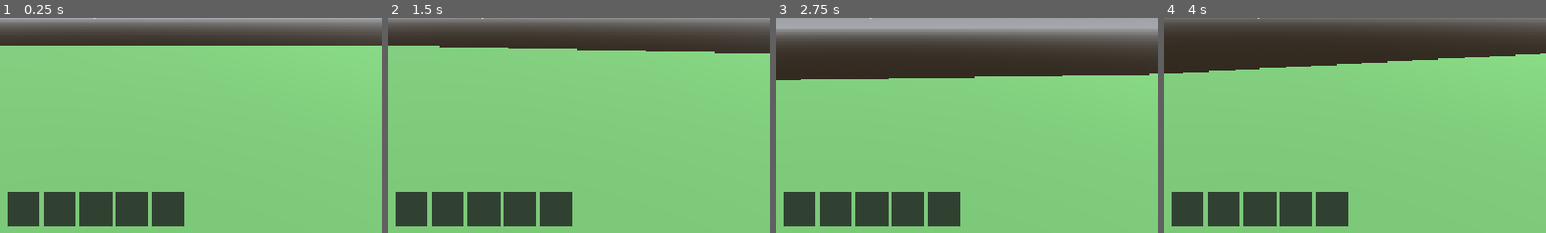
Above: before the commit, frames 1-4 (left to right).
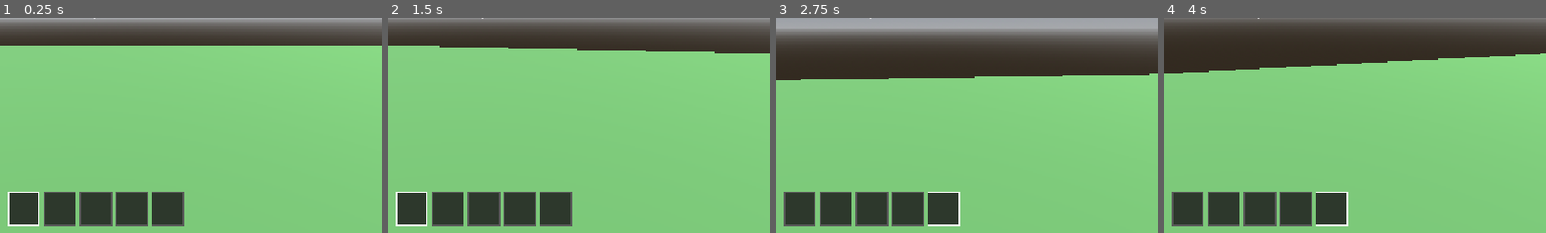
Above: after the commit, the same moments.

Repository: goverfar-tech/govno-igra
Game: Godot game, scene res://scenes/world/world_prototype.tscn
The game is run twice, just before and just after one commit, with the same random seed, the same clock (stepped at 60 frames per second) and the same inputs.
Inputs (mouse positions are % of the whole screen's width and height, from its top left):
- Up to frame 1 (0.25 s): no input
- Up to frame 2 (1.5 s): tap Enter at 0.5 s; move the mouse to (55, 50) at 0.52 s; hold Ctrl (crouch) 0.53-1.28 s; hold W (move_forward) from 0.53 s (still down); click (55, 50) at 0.67 s; tap Space (jump) at 0.77, 1.07 s; tap E (interact) at 0.8, 1.35 s; move the mouse to (45, 50) at 1.27 s; click (45, 50) at 1.42 s
- Up to frame 3 (2.75 s): keep holding W (move_forward); tap Space (jump) at 1.52, 1.82 s; tap 1 at 1.55, 2.1 s; move the mouse to (52, 48) at 2.02 s; click (52, 48) at 2.17 s; tap 5 at 2.3 s
- Up to frame 4 (4 s): keep holding W (move_forward); move the mouse to (49, 52) at 2.77 s; tap 5 at 2.85 s; click (49, 52) at 2.92 s; tap Space (jump) at 3.02, 3.05, 3.32, 3.6, 3.77 s; move the mouse to (57, 51) at 3.52 s; hold Ctrl (crouch) from 3.53 s (still down); click (57, 51) at 3.67 s
The pictures show only the part of the screen within x 38-88%, y 50-100%; the shares and areas given below are measured in that part.

The runs differ from the first frame. In frame 1, 1.0% of the frame differs, in the area x 2-49%, y 80-97%; in frame 2, 1.0%; in frame 3, 1.0%; in frame 4, 1.0%.

Commit message:
feat(inventory): full inventory panel (Tab), hotbar slot selection (1-5/wheel), RMB to drop items, camera lock while panel open

Diff:
--- a/project.godot
+++ b/project.godot
@@ -67,6 +67,12 @@
 ]
 }
 
+toggle_inventory={
+"deadzone": 0.5,
+"events": [Object(InputEventKey,"resource_local_to_scene":false,"resource_name":"","device":-1,"window_id":0,"alt_pressed":false,"shift_pressed":false,"ctrl_pressed":false,"meta_pressed":false,"pressed":false,"keycode":0,"physical_keycode":4194306,"key_label":0,"unicode":0,"location":0,"echo":false,"script":null)
+]
+}
+
 [physics]
 
 3d/physics_engine="Jolt Physics"
--- a/scenes/ui/hud.tscn
+++ b/scenes/ui/hud.tscn
@@ -1,8 +1,10 @@
-[gd_scene load_steps=3 format=3]
+[gd_scene load_steps=4 format=3]
 
 [ext_resource type="Script" path="res://scripts/ui/hud.gd" id="1_script"]
 
 [ext_resource type="PackedScene" path="res://scenes/ui/hotbar.tscn" id="2_hotbar"]
+
+[ext_resource type="PackedScene" path="res://scenes/ui/inventory_panel.tscn" id="3_panel"]
 
 [node name="HUD" type="CanvasLayer"]
 script = ExtResource("1_script")
@@ -52,3 +54,5 @@
 vertical_alignment = 1
 
 [node name="Hotbar" parent="." instance=ExtResource("2_hotbar")]
+
+[node name="InventoryPanel" parent="." instance=ExtResource("3_panel")]
--- /dev/null
+++ b/scenes/ui/inventory_panel.tscn
@@ -0,0 +1,37 @@
+[gd_scene load_steps=2 format=3]
+
+[ext_resource type="Script" path="res://scripts/ui/inventory_panel.gd" id="1_script"]
+
+[node name="InventoryPanel" type="Control"]
+visible = false
+anchors_preset = 15
+anchor_right = 1.0
+anchor_bottom = 1.0
+script = ExtResource("1_script")
+
+[node name="Dim" type="ColorRect" parent="."]
+anchors_preset = 15
+anchor_right = 1.0
+anchor_bottom = 1.0
+color = Color(0, 0, 0, 0.5)
+
+[node name="Center" type="CenterContainer" parent="."]
+anchors_preset = 15
+anchor_right = 1.0
+anchor_bottom = 1.0
+mouse_filter = 2
+
+[node name="Panel" type="PanelContainer" parent="Center"]
+
+[node name="VBox" type="VBoxContainer" parent="Center/Panel"]
+theme_override_constants/separation = 8
+
+[node name="Title" type="Label" parent="Center/Panel/VBox"]
+text = "Инвентарь (Tab — закрыть, ПКМ — выбросить)"
+horizontal_alignment = 1
+
+[node name="Grid" type="GridContainer" parent="Center/Panel/VBox"]
+unique_name_in_owner = true
+theme_override_constants/h_separation = 6
+theme_override_constants/v_separation = 6
+columns = 5
--- a/scripts/autoload/signal_hub.gd
+++ b/scripts/autoload/signal_hub.gd
@@ -10,3 +10,9 @@
 
 ## Содержимое инвентаря игрока изменилось (массив слотов-Dictionary).
 signal inventory_changed(slots: Array)
+
+## Панель инвентаря открылась/закрылась.
+signal inventory_open_changed(is_open: bool)
+
+## Изменился активный слот хотбара (0..4).
+signal selection_changed(index: int)
--- a/scripts/player/inventory.gd
+++ b/scripts/player/inventory.gd
@@ -17,11 +17,41 @@
 		slots[i] = {"item": null, "count": 0}
 	changed.connect(_on_changed)
 	# UI может создаться позже — шлём первичное состояние отложенно
-	call_deferred("_on_changed")
+	call_deferred("_emit_initial")
 
 
 func _on_changed() -> void:
 	SignalHub.inventory_changed.emit(slots)
+
+
+func _emit_initial() -> void:
+	SignalHub.inventory_changed.emit(slots)
+	SignalHub.selection_changed.emit(selected_slot)
+
+
+## Активный слот хотбара (0..4).
+var selected_slot := 0
+
+
+func select_slot(index: int) -> void:
+	selected_slot = clampi(index, 0, 4)
+	SignalHub.selection_changed.emit(selected_slot)
+
+
+func cycle_slot(dir: int) -> void:
+	select_slot((selected_slot + dir + 5) % 5)
+
+
+## Забирает всю пачку из слота (для выбрасывания). Возвращает {"item","count"}.
+func take_all(index: int) -> Dictionary:
+	if index < 0 or index >= slots.size():
+		return {}
+	var slot := slots[index]
+	var out := slot.duplicate()
+	slot["item"] = null
+	slot["count"] = 0
+	changed.emit()
+	return out
 
 
 ## Кладёт предметы в инвентарь. Возвращает, сколько не влезло (0 = всё влезло).
--- a/scripts/player/player.gd
+++ b/scripts/player/player.gd
@@ -1,12 +1,14 @@
 class_name Player
 extends CharacterBody3D
-
-## FPS-контроллер: ходьба/бег/прыжок/присед, камера от первого лица, headbob.
+## FPS-контроллер: ходьба/бег/прыжок/присед, камера от первого лица, headbob,
+## выбор слота хотбара (1–5, колёсико), выброс предметов, захват мыши.
 
 const HEAD_STAND_Y: float = 1.6
 const HEAD_CROUCH_Y: float = 1.0
 const CAPSULE_STAND_HEIGHT: float = 1.8
 const CAPSULE_CROUCH_HEIGHT: float = 1.1
+
+const PickupItemScene: PackedScene = preload("res://scenes/interaction/pickup_item.tscn")
 
 @export var walk_speed: float = 4.0
 @export var sprint_speed: float = 7.0
@@ -25,25 +27,43 @@
 
 var gravity: float = ProjectSettings.get_setting("physics/3d/default_gravity")
 var is_crouching := false
+var panel_open := false
 
 var _pitch := 0.0
 var _bob_timer := 0.0
 
 
 func _ready() -> void:
+	add_to_group("player")
 	Input.mouse_mode = Input.MOUSE_MODE_CAPTURED
+	SignalHub.inventory_open_changed.connect(_on_inventory_open_changed)
 
 
 func _unhandled_input(event: InputEvent) -> void:
-	if event is InputEventMouseMotion and Input.mouse_mode == Input.MOUSE_MODE_CAPTURED:
+	if event is InputEventMouseMotion and not panel_open \
+			and Input.mouse_mode == Input.MOUSE_MODE_CAPTURED:
 		rotate_y(-event.relative.x * mouse_sensitivity)
 		_pitch = clampf(_pitch - event.relative.y * mouse_sensitivity, deg_to_rad(-89.0), deg_to_rad(89.0))
 		head.rotation.x = _pitch
 		return
 	if event.is_action_pressed("ui_cancel"):
+		if panel_open:
+			return  # панель закроется сама в своём обработчике
 		Input.mouse_mode = Input.MOUSE_MODE_VISIBLE
-	elif event is InputEventMouseButton and event.pressed and Input.mouse_mode == Input.MOUSE_MODE_VISIBLE:
+	elif event is InputEventMouseButton and event.pressed and not panel_open \
+			and Input.mouse_mode == Input.MOUSE_MODE_VISIBLE:
 		Input.mouse_mode = Input.MOUSE_MODE_CAPTURED
+
+	if panel_open:
+		return
+	if event is InputEventMouseButton and event.pressed:
+		if event.button_index == MOUSE_BUTTON_WHEEL_UP:
+			inventory.cycle_slot(-1)
+		elif event.button_index == MOUSE_BUTTON_WHEEL_DOWN:
+			inventory.cycle_slot(1)
+	elif event is InputEventKey and event.pressed and not event.echo:
+		if event.keycode >= KEY_1 and event.keycode <= KEY_5:
+			inventory.select_slot(event.keycode - KEY_1)
 
 
 func _physics_process(delta: float) -> void:
@@ -51,10 +71,12 @@
 
 	if not is_on_floor():
 		velocity.y -= gravity * delta
-	elif Input.is_action_just_pressed("jump") and not is_crouching:
+	elif Input.is_action_just_pressed("jump") and not is_crouching and not panel_open:
 		velocity.y = jump_velocity
 
 	var input_dir := Input.get_vector("move_left", "move_right", "move_forward", "move_back")
+	if panel_open:
+		input_dir = Vector2.ZERO
 	var direction := (transform.basis * Vector3(input_dir.x, 0.0, input_dir.y)).normalized()
 	var speed := _current_speed()
 
@@ -100,3 +122,23 @@
 	else:
 		_bob_timer = 0.0
 		camera.position = camera.position.lerp(Vector3.ZERO, delta * 8.0)
+
+
+## Выбросить всю пачку из слота перед собой.
+func drop_slot(index: int) -> void:
+	var data := inventory.take_all(index)
+	if data.get("item") == null:
+		return
+	var pickup := PickupItemScene.instantiate() as PickupItem
+	pickup.item = data["item"]
+	pickup.count = data["count"]
+	get_parent().add_child(pickup)
+	var dir := -camera.global_transform.basis.z
+	dir.y = 0.0
+	dir = dir.normalized()
+	pickup.global_position = global_position + dir * 1.2 + Vector3(0.0, 0.3, 0.0)
+
+
+func _on_inventory_open_changed(open: bool) -> void:
+	panel_open = open
+	Input.mouse_mode = Input.MOUSE_MODE_VISIBLE if open else Input.MOUSE_MODE_CAPTURED
--- a/scripts/ui/hotbar.gd
+++ b/scripts/ui/hotbar.gd
@@ -1,38 +1,56 @@
 class_name Hotbar
 extends HBoxContainer
-## Хотбар: первые 5 слотов инвентаря внизу экрана.
-## Цветной квадрат = цвет предмета, цифра = количество.
+## Хотбар: слоты 0–4 инвентаря внизу экрана.
+## Цветной квадрат = цвет предмета, цифра = количество, белая рамка = активный.
 
 const SLOT_COUNT := 5
 
-var _slot_panels: Array[ColorRect] = []
+var _slot_panels: Array[PanelContainer] = []
+var _slot_bgs: Array[ColorRect] = []
 var _slot_labels: Array[Label] = []
 
 
 func _ready() -> void:
 	for i in SLOT_COUNT:
-		var slot := ColorRect.new()
-		slot.custom_minimum_size = Vector2(48, 48)
-		slot.color = Color(0.12, 0.12, 0.12, 0.8)
-		slot.mouse_filter = Control.MOUSE_FILTER_IGNORE
+		var panel := PanelContainer.new()
+		var sb := StyleBoxFlat.new()
+		sb.bg_color = Color(0.12, 0.12, 0.12, 0.85)
+		sb.set_border_width_all(2)
+		sb.border_color = Color(0.35, 0.35, 0.35)
+		panel.add_theme_stylebox_override("panel", sb)
+		panel.mouse_filter = Control.MOUSE_FILTER_IGNORE
+		var bg := ColorRect.new()
+		bg.custom_minimum_size = Vector2(44, 44)
+		bg.color = Color(0, 0, 0, 0)
+		bg.mouse_filter = Control.MOUSE_FILTER_IGNORE
 		var label := Label.new()
 		label.set_anchors_preset(Control.PRESET_FULL_RECT)
 		label.horizontal_alignment = HORIZONTAL_ALIGNMENT_CENTER
 		label.vertical_alignment = VERTICAL_ALIGNMENT_CENTER
 		label.mouse_filter = Control.MOUSE_FILTER_IGNORE
-		slot.add_child(label)
-		add_child(slot)
-		_slot_panels.append(slot)
+		bg.add_child(label)
+		panel.add_child(bg)
+		add_child(panel)
+		_slot_panels.append(panel)
+		_slot_bgs.append(bg)
 		_slot_labels.append(label)
 	SignalHub.inventory_changed.connect(_on_inventory_changed)
+	SignalHub.selection_changed.connect(_on_selection_changed)
 
 
 func _on_inventory_changed(slots: Array) -> void:
 	for i in SLOT_COUNT:
-		var data: Dictionary = slots[i] if i < slots.size() else {}
-		if data.get("item") == null:
+		var d: Dictionary = slots[i] if i < slots.size() else {}
+		var item: ItemData = d.get("item")
+		if item == null:
+			_slot_bgs[i].color = Color(0, 0, 0, 0)
 			_slot_labels[i].text = ""
-			_slot_panels[i].color = Color(0.12, 0.12, 0.12, 0.8)
 		else:
-			_slot_labels[i].text = "×%d" % data["count"]
-			_slot_panels[i].color = (data["item"] as ItemData).icon_color
+			_slot_bgs[i].color = item.icon_color
+			_slot_labels[i].text = "×%d" % d["count"] if d["count"] > 1 else ""
+
+
+func _on_selection_changed(selected: int) -> void:
+	for i in SLOT_COUNT:
+		var sb := _slot_panels[i].get_theme_stylebox("panel") as StyleBoxFlat
+		sb.border_color = Color(1, 1, 1) if i == selected else Color(0.35, 0.35, 0.35)
--- /dev/null
+++ b/scripts/ui/inventory_panel.gd
@@ -0,0 +1,88 @@
+class_name InventoryPanel
+extends Control
+## Полная панель инвентаря: Tab/Esc — открыть/закрыть,
+## ЛКМ по слоту 0–4 — выбрать в хотбар, ПКМ — выбросить пачку.
+
+const SLOT_COUNT := 20
+
+var _slot_bgs: Array[ColorRect] = []
+var _slot_labels: Array[Label] = []
+var _slot_panels: Array[PanelContainer] = []
+var _player: Player
+
+@onready var _grid: GridContainer = %Grid
+
+
+func _ready() -> void:
+	visible = false
+	_build_slots()
+	SignalHub.inventory_changed.connect(_refresh)
+	SignalHub.selection_changed.connect(_refresh_selection)
+	_player = get_tree().get_first_node_in_group("player")
+
+
+func _unhandled_input(event: InputEvent) -> void:
+	if event.is_action_pressed("toggle_inventory"):
+		_set_open(not visible)
+		get_viewport().set_input_as_handled()
+	elif visible and event.is_action_pressed("ui_cancel"):
+		_set_open(false)
+		get_viewport().set_input_as_handled()
+
+
+func _set_open(open: bool) -> void:
+	visible = open
+	SignalHub.inventory_open_changed.emit(open)
+
+
+func _build_slots() -> void:
+	for i in SLOT_COUNT:
+		var panel := PanelContainer.new()
+		var sb := StyleBoxFlat.new()
+		sb.bg_color = Color(0.12, 0.12, 0.12, 0.9)
+		sb.set_border_width_all(2)
+		sb.border_color = Color(0.35, 0.35, 0.35)
+		panel.add_theme_stylebox_override("panel", sb)
+		var bg := ColorRect.new()
+		bg.custom_minimum_size = Vector2(48, 48)
+		bg.color = Color(0, 0, 0, 0)
+		bg.mouse_filter = Control.MOUSE_FILTER_IGNORE
+		var label := Label.new()
+		label.set_anchors_preset(Control.PRESET_FULL_RECT)
+		label.horizontal_alignment = HORIZONTAL_ALIGNMENT_CENTER
+		label.vertical_alignment = VERTICAL_ALIGNMENT_CENTER
+		label.mouse_filter = Control.MOUSE_FILTER_IGNORE
+		bg.add_child(label)
+		panel.add_child(bg)
+		panel.gui_input.connect(_on_slot_gui_input.bind(i))
+		_grid.add_child(panel)
+		_slot_panels.append(panel)
+		_slot_bgs.append(bg)
+		_slot_labels.append(label)
+
+
+func _on_slot_gui_input(index: int, event: InputEvent) -> void:
+	if not (event is InputEventMouseButton and event.pressed) or _player == null:
+		return
+	if event.button_index == MOUSE_BUTTON_LEFT and index < 5:
+		_player.inventory.select_slot(index)
+	elif event.button_index == MOUSE_BUTTON_RIGHT:
+		_player.drop_slot(index)
+
+
+func _refresh(slots: Array) -> void:
+	for i in SLOT_COUNT:
+		var d: Dictionary = slots[i] if i < slots.size() else {}
+		var item: ItemData = d.get("item")
+		if item == null:
+			_slot_bgs[i].color = Color(0, 0, 0, 0)
+			_slot_labels[i].text = ""
+		else:
+			_slot_bgs[i].color = item.icon_color
+			_slot_labels[i].text = "×%d" % d["count"] if d["count"] > 1 else item.display_name.substr(0, 6)
+
+
+func _refresh_selection(selected: int) -> void:
+	for i in SLOT_COUNT:
+		var sb := _slot_panels[i].get_theme_stylebox("panel") as StyleBoxFlat
+		sb.border_color = Color(1, 1, 1) if i == selected else Color(0.35, 0.35, 0.35)
Not shown, added: scripts/ui/inventory_panel.gd.uid
Not shown, changed: MEMORY.md
